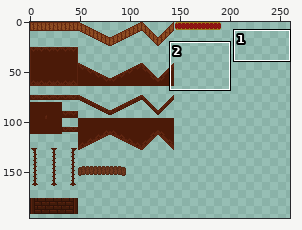
One commit to this pixel-art file: Archivos Aseprite/Zonas/Teatro Argenteo/Bastidores/Backstage_Floor3x3.aseprite. Above: a wide view before the commit, with the close-up outlined.
Close-up. Earlier state:
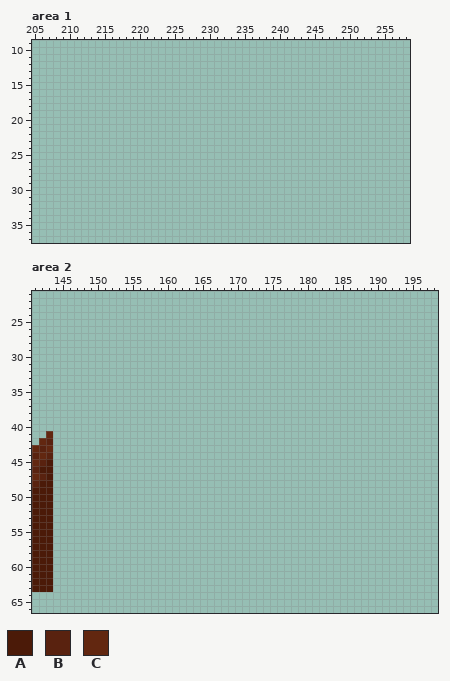
320x224 pixels, 1 frame. Colours within 5 levels of each other are drawn and written as one. Shown: area 1: x 205..258, y 9..37; area 2: x 141..198, y 21..66. The wide view leaves out empty margins.
Visible layers, top first: "Layer 5", "Layer 1".
Palette (. is transparent): A #4b1a08  B #59220f  C #622710
Pixels before, area 2 (only the part around the change), first column x 141:
21 ..........................................................
22 ..........................................................
23 ..........................................................
24 ..........................................................
25 ..........................................................
26 ..........................................................
27 ..........................................................
28 ..........................................................
29 ..........................................................
30 ..........................................................
31 ..........................................................
32 ..........................................................
33 ..........................................................
34 ..........................................................
35 ..........................................................
36 ..........................................................
37 ..........................................................
38 ..........................................................
39 ..........................................................
40 ..........................................................
41 ..C.......................................................
42 .CB.......................................................
43 CBC.......................................................
44 BCB.......................................................
45 CBA.......................................................
46 BAA.......................................................
47 CBA.......................................................
48 BAA.......................................................
49 AAA.......................................................
50 AAA.......................................................
51 AAA.......................................................
52 AAA.......................................................
53 AAA.......................................................
54 AAA.......................................................
55 AAA.......................................................
56 AAA.......................................................
57 AAA.......................................................
58 AAA.......................................................
59 AAA.......................................................
60 AAA.......................................................
61 AAA.......................................................
62 AAA.......................................................
63 AAA.......................................................
64 ..........................................................
65 ..........................................................
66 ..........................................................
Now the later version:
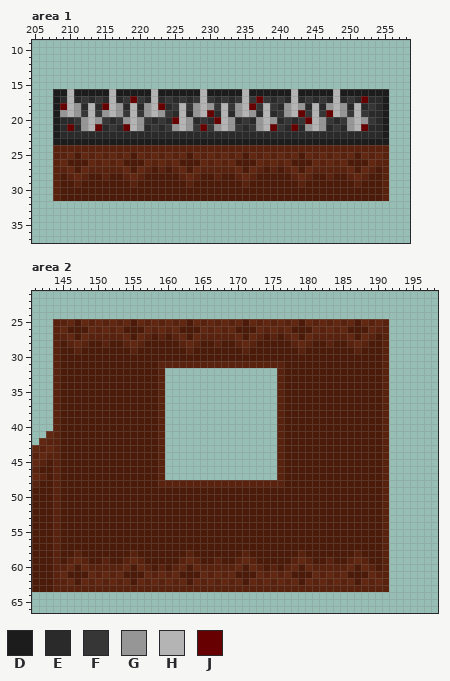
Colours new in this view: D #1c1c1c  E #2a2a2a  F #363636  G #969696  H #b4b4b4  J #670000
Edits made:
layer "Layer 6" added
Changed rows in their new state; - is an unchanged pixel.
Area 1, layers "Layer 6", "Layer 1":
first column x 208:
16 DDHDDDDDHDDDDDHDDDDDDHDDDDDHDDDDDDHDDDDDHDDDDDDD
17 DEHEFEFEHEFJFEHEFEFEFHFEFEFHFJFEFEHEFEFEHEFEJEED
18 DJHGEHEJHGEHEGHJEFHFGHGFHFGHJFHFEGHGEHEGHGEHEFED
19 DGHGFHFGHGFHFGHGFEHEGHJEHEGHGEHEFGHJFHFJHGFHFEED
20 DEEFGHGFEFGHGFEFEJHGEFEJHGEFEGHGEFEFJHGFEFGHGFED
21 DEJEGHJEFEJHGEFEFGHGFJFGHGFEFGHJFEJEGHGEFEGHJEED
22 DEEEEEEEEEEEEEEEEEEEEEEEEEEEEEEEEEEEEEEEEEEEEEED
23 DDDDDDDDDDDDDDDDDDDDDDDDDDDDDDDDDDDDDDDDDDDDDDDD
24 BBBBBBBBBBBBBBBBBBBBBBBBBBBBBBBBBBBBBBBBBBBBBBBB
25 BBCACBCBCBCACBCBCBCACBCBCBCACBCBCBCACBCBCBCACBCB
26 BCAAACBCBCAAACBCBCAAACBCBCAAACBCBCAAACBCBCAAACBB
27 BBCACBBBBBCACBABABCACBBBBBCACBABABCACBBBBBCACBAB
28 BABCBAABAABCBAAAAABCBAABAABCBAAAAABCBAABAABCBAAB
29 BAABAAAAAAABAAAAAAABAAAAAAABAAAAAAABAAAAAAABAAAB
30 BAAAAAAAAAAAAAAAAAAAAAAAAAAAAAAAAAAAAAAAAAAAAAAB
31 BAAAAAAAAAAAAAAAAAAAAAAAAAAAAAAAAAAAAAAAAAAAAAAB
Area 2, layer "Layer 1":
first column x 144:
25 BBCACBCBCBCACBCBCBCACBCBCBCACBCBCBCACBCBCBCACBCB
26 BCAAACBCBCAAACBCBCAAACBCBCAAACBCBCAAACBCBCAAACBB
27 BBCACBBBBBCACBABABCACBBBBBCACBABABCACBBBBBCACBAB
28 BABCBAABAABCBAAAAABCBAABAABCBAAAAABCBAABAABCBAAB
29 BAABAAAAAAABAAAAAAABAAAAAAABAAAAAAABAAAAAAABAAAB
30 BAAAAAAAAAAAAAAAAAAAAAAAAAAAAAAAAAAAAAAAAAAAAAAB
31 BAAAAAAAAAAAAAABBBBBBBBBBBBBBBBBBAAAAAAAAAAAAAAB
32 BAAAAAAAAAAAAAAB----------------BAAAAAAAAAAAAAAB
33 BAAAAAAAAAAAAAAB----------------BAAAAAAAAAAAAAAB
34 BAAAAAAAAAAAAAAB----------------BAAAAAAAAAAAAAAB
35 BAAAAAAAAAAAAAAB----------------BAAAAAAAAAAAAAAB
36 BAAAAAAAAAAAAAAB----------------BAAAAAAAAAAAAAAB
37 BAAAAAAAAAAAAAAB----------------BAAAAAAAAAAAAAAB
38 BAAAAAAAAAAAAAAB----------------BAAAAAAAAAAAAAAB
39 BAAAAAAAAAAAAAAB----------------BAAAAAAAAAAAAAAB
40 BAAAAAAAAAAAAAAB----------------BAAAAAAAAAAAAAAB
41 BAAAAAAAAAAAAAAB----------------BAAAAAAAAAAAAAAB
42 BAAAAAAAAAAAAAAB----------------BAAAAAAAAAAAAAAB
43 BAAAAAAAAAAAAAAB----------------BAAAAAAAAAAAAAAB
44 BAAAAAAAAAAAAAAB----------------BAAAAAAAAAAAAAAB
45 BAAAAAAAAAAAAAAB----------------BAAAAAAAAAAAAAAB
46 BAAAAAAAAAAAAAAB----------------BAAAAAAAAAAAAAAB
47 BAAAAAAAAAAAAAAB----------------BAAAAAAAAAAAAAAB
48 BAAAAAAAAAAAAAABBBBBBBBBBBBBBBBBBAAAAAAAAAAAAAAB
49 BAAAAAAAAAAAAAAAAAAAAAAAAAAAAAAAAAAAAAAAAAAAAAAB
50 BAAAAAAAAAAAAAAAAAAAAAAAAAAAAAAAAAAAAAAAAAAAAAAB
51 BAAAAAAAAAAAAAAAAAAAAAAAAAAAAAAAAAAAAAAAAAAAAAAB
52 BAAAAAAAAAAAAAAAAAAAAAAAAAAAAAAAAAAAAAAAAAAAAAAB
53 BAAAAAAAAAAAAAAAAAAAAAAAAAAAAAAAAAAAAAAAAAAAAAAB
54 BAAAAAAAAAAAAAAAAAAAAAAAAAAAAAAAAAAAAAAAAAAAAAAB
55 BAAAAAAAAAAAAAAAAAAAAAAAAAAAAAAAAAAAAAAAAAAAAAAB
56 BAAAAAAAAAAAAAAAAAAAAAAAAAAAAAAAAAAAAAAAAAAAAAAB
57 BAAAAAAAAAAAAAAAAAAAAAAAAAAAAAAAAAAAAAAAAAAAAAAB
58 BAABAAAAAAABAAAAAAABAAAAAAABAAAAAAABAAAAAAABAAAB
59 BABCBAABAABCBAAAAABCBAABAABCBAAAAABCBAABAABCBAAB
60 BBCACBBBBBCACBABABCACBBBBBCACBABABCACBBBBBCACBAB
61 BCAAACBCBCAAACBCBCAAACBCBCAAACBCBCAAACBCBCAAACBB
62 BBCACBCBCBCACBCBCBCACBCBCBCACBCBCBCACBCBCBCACBCB
63 BBBBBBBBBBBBBBBBBBBBBBBBBBBBBBBBBBBBBBBBBBBBBBBB
